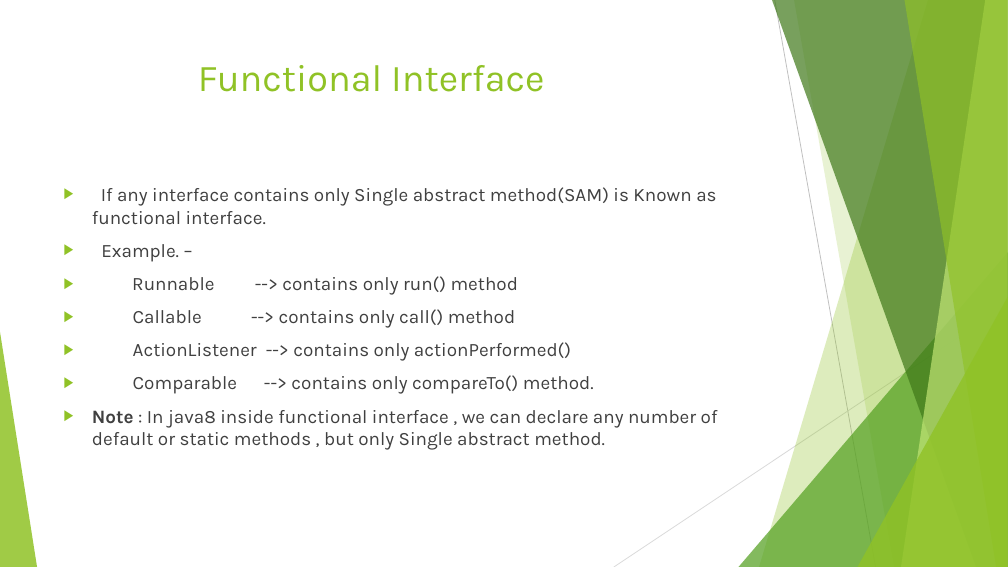
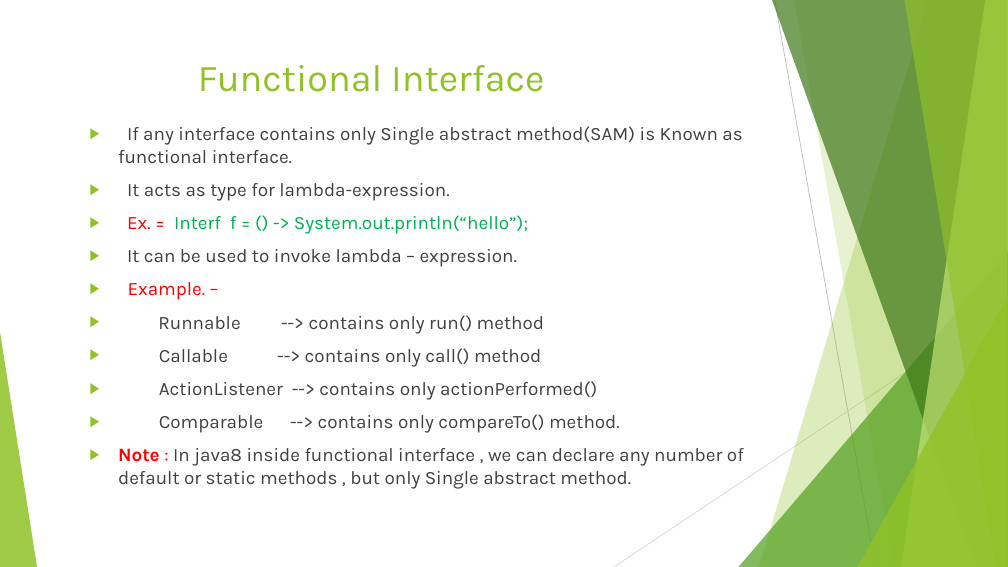
Before and after one commit to sumitMultani/JAVA8, a slide deck: slide 4 of JAVA8 NEW FEATURES.pptx. Drawn at 1008x567 pixels with LibreOffice and Linux fonts; fonts in the diff are those of the drawing. Boxes give left, top, right and bottom in pixels: in the first picture for what was removed or moved away, otherwise in the second. Text is boxed around its words. In the diff, an @@ line names an element or a change of style, - is before the commit and + after.

```diff
--- a/JAVA8 NEW FEATURES.pptx
+++ b/JAVA8 NEW FEATURES.pptx
@@ text "If any interface contains only ...": place and size @@
-text "If any interface contains only ..." at (92, 187, 718, 450)
+text "If any interface contains only ..." at (118, 126, 744, 489)
@@ text at (127, 183, 528, 267): paragraphs added @@
+▶ It acts as type for lambda-expression.
+▶ Ex. = Interf f = () -> System.out.println(“hello”);
+▶ It can be used to invoke lambda – expression.
@@ text at (118, 282, 744, 489): text colour #404040 to #FF0000 in "Example. –", "Note :" @@
```
Also in this commit, not shown: 5 other slides changed.
